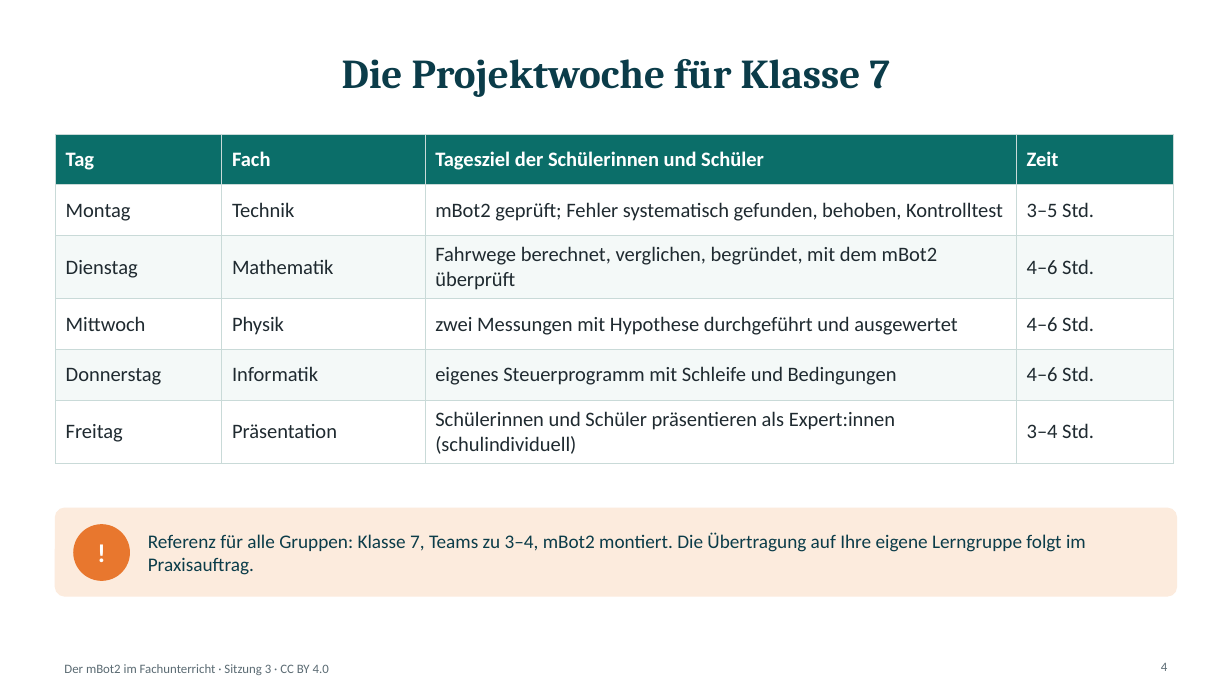
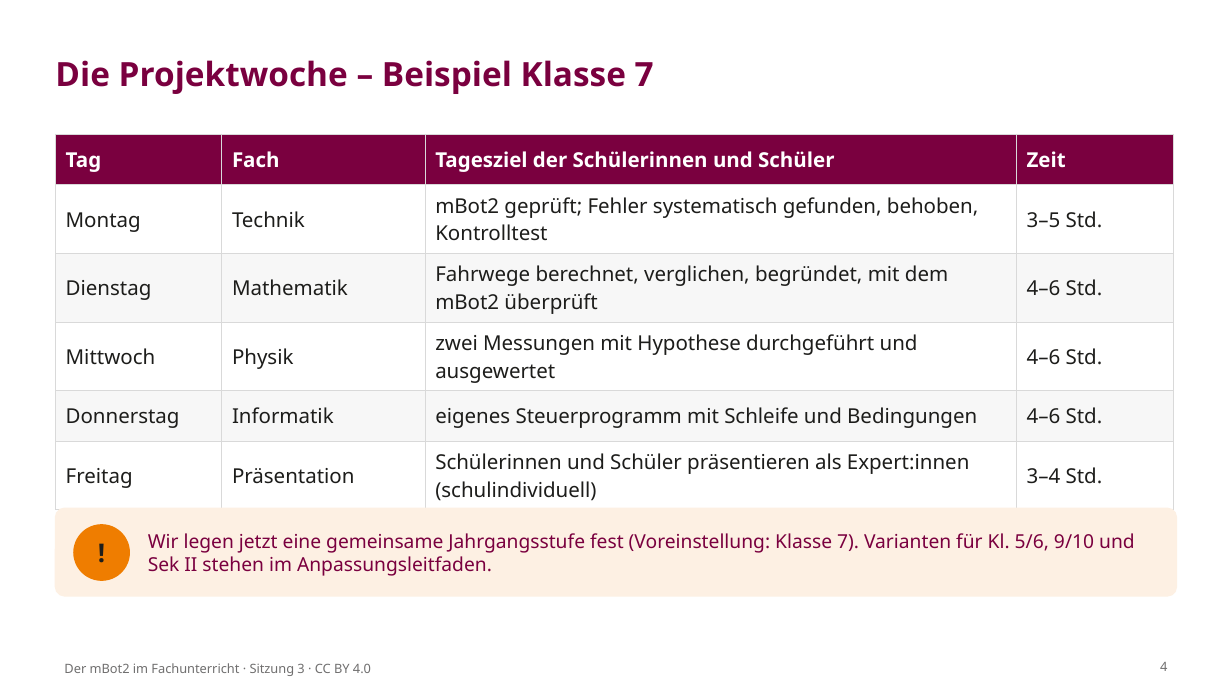
Before and after one commit to OVGU-VET-TechEd/MBOT2_Weiterbildung, a slide deck: slide 4 of Session_3_Fachtransfer_Projektwoche/S3_Folien.pptx. Drawn at 1232x693 pixels with LibreOffice and Linux fonts; fonts in the diff are those of the drawing; background and template pictures are left out. Boxes give left, top, right and bottom in pixels: in the first picture for what was removed or moved away, otherwise in the second. Text is boxed around its words. In the diff, an @@ line names an element or a change of style, - is before the commit and + after.

```diff
--- a/Session_3_Fachtransfer_Projektwoche/S3_Folien.pptx
+++ b/Session_3_Fachtransfer_Projektwoche/S3_Folien.pptx
@@ title at <box>55,60,654,94</box>: text changed; size 32 to 26 pt; font Cambria to Noto Sans; text colour #0B3C49 to #7A003F @@
-Die Projektwoche für Klasse 7
+Die Projektwoche – Beispiel Klasse 7
@@ table at <box>55,134,1174,505</box> @@
@@ fill #0B6E69 to #7A003F in row 1 @@
@@ fill #F4F9F8 to #F7F7F7 in 8 cells @@
@@ font Calibri to Noto Sans @@
@@ text colour #1F2A30 to #1D1D1B in "Montag", "Technik", "mBot2 geprüft; Fehler systematisch gefunden, behoben, Kontro ...", "3–5 Std." and 16 more places @@
@@ borders changed @@
@@ rounded rectangle at <box>55,508,1177,596</box>: fill #FCEBDD to #FDF0E3; outline #FCEBDD 1 pt to #FDF0E3 1 pt @@
@@ text "!" at <box>74,525,129,580</box>: font Calibri to Noto Sans, text colour #FFFFFF to #1D1D1B @@
@@ ellipse at <box>74,525,129,580</box>: fill #E8772E to #EF7D00; outline #E8772E 1 pt to #EF7D00 1 pt @@
@@ text at <box>148,533,1135,576</box>: text changed; font Calibri to Noto Sans; text colour #0B3C49 to #7A003F @@
-Referenz für alle Gruppen: Klasse 7, Teams zu 3–4, mBot2 montiert. Die Übertragung auf Ihre eigene Lerngruppe folgt im Praxisauftrag.
+Wir legen jetzt eine gemeinsame Jahrgangsstufe fest (Voreinstellung: Klasse 7). Varianten für Kl. 5/6, 9/10 und Sek II stehen im Anpassungsleitfaden.
@@ text "Der mBot2 im Fachunterricht · ..." at <box>64,663,371,676</box>: font Calibri to Noto Sans, text colour #5B6B73 to #706F6F @@
@@ page number at <box>1160,662,1167,671</box>: font Calibri to Noto Sans, text colour #5B6B73 to #706F6F @@
```
Also in this commit, not shown: 13 other slides changed, 57 other files.
